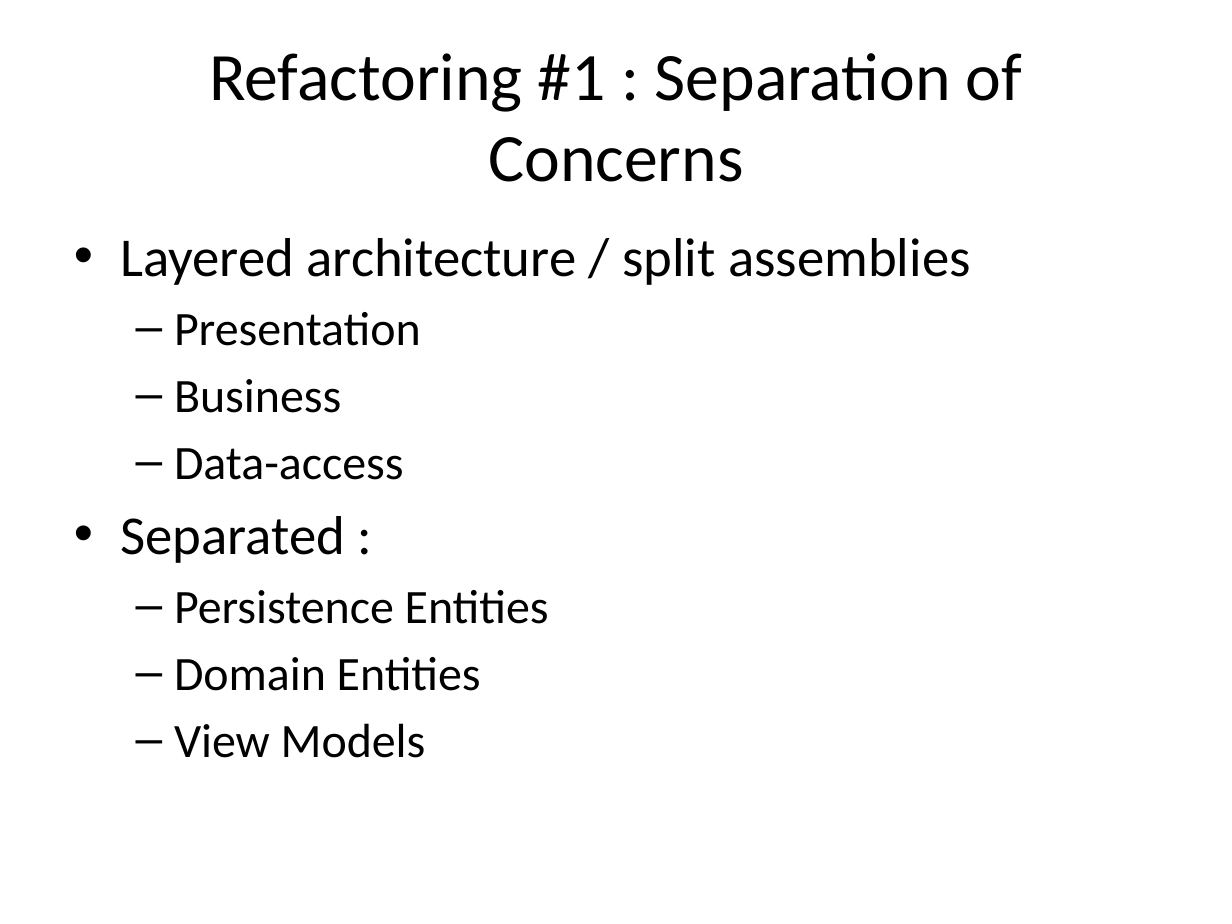
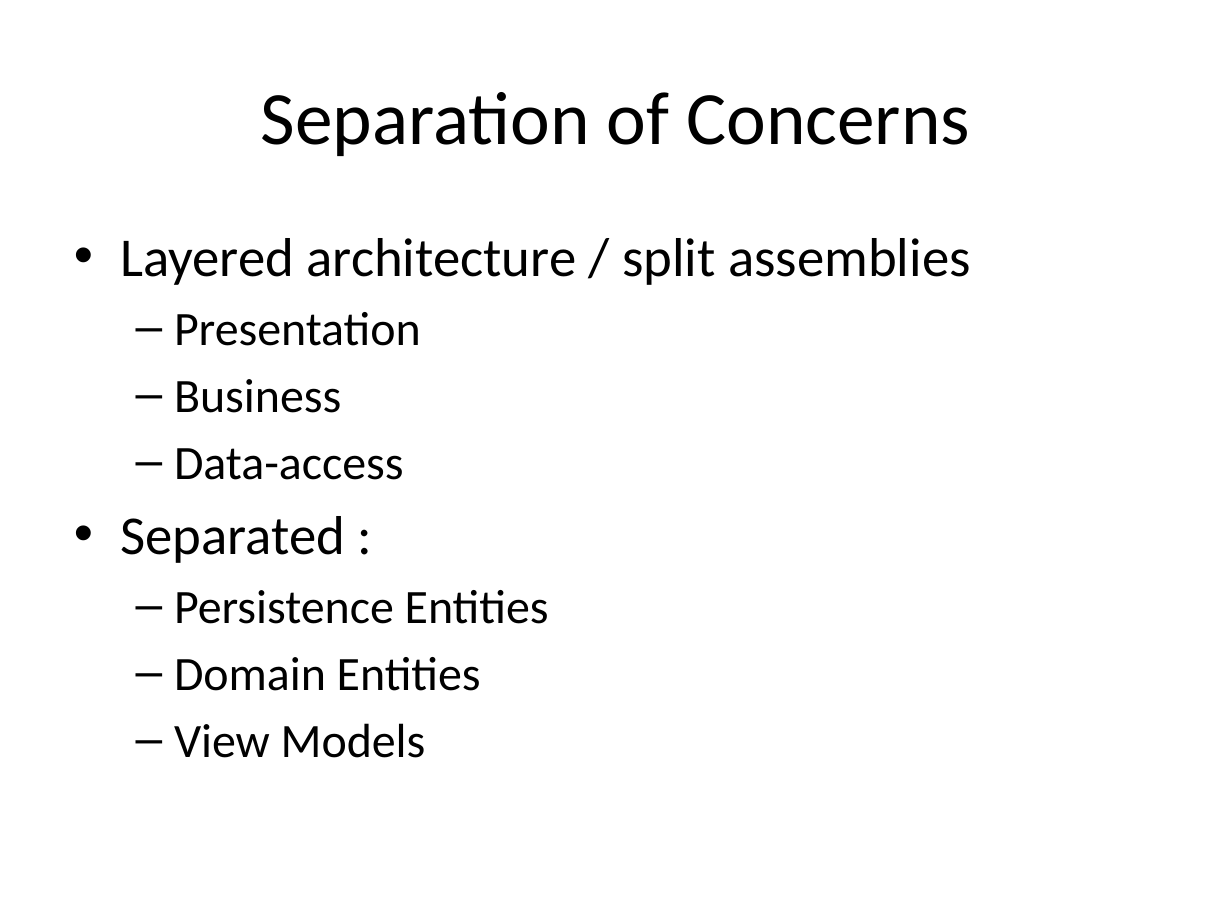
Before and after one commit to tsimbalar/DependencyInjectionTheRightWay, a slide deck: slide 14 of Dependency Injection - the right way.pptx. Drawn at 1232x924 pixels with LibreOffice and Linux fonts; fonts in the diff are those of the drawing. Boxes give left, top, right and bottom in pixels: in the first picture for what was removed or moved away, otherwise in the second. Text is boxed around its words. In the diff, an @@ line names an element or a change of style, - is before the commit and + after.

```diff
--- a/Dependency Injection - the right way.pptx
+++ b/Dependency Injection - the right way.pptx
@@ title at (261, 92, 970, 156): text changed; size 39.6 to 44 pt @@
-Refactoring #1 : Separation of Concerns
+Separation of Concerns
```
Also in this commit, not shown: 8 other slides changed, 3 slides added, 1 slide removed.
